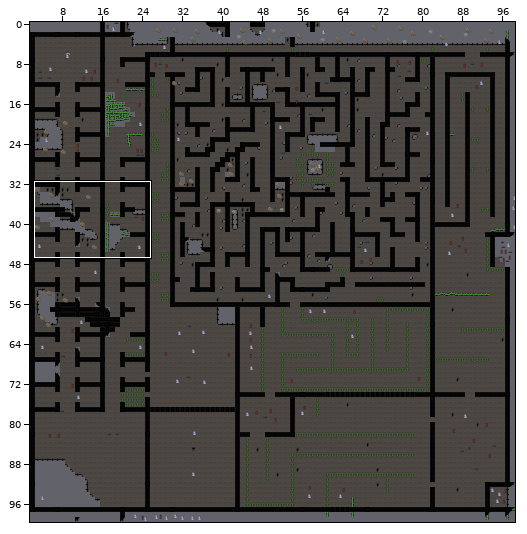
Two versions of a level (Tiled map (JSON), public/maps/b_karteship.tmj). Above: a wide view before the commit, with the close-up outlined.
Close-up. First the earlier version:
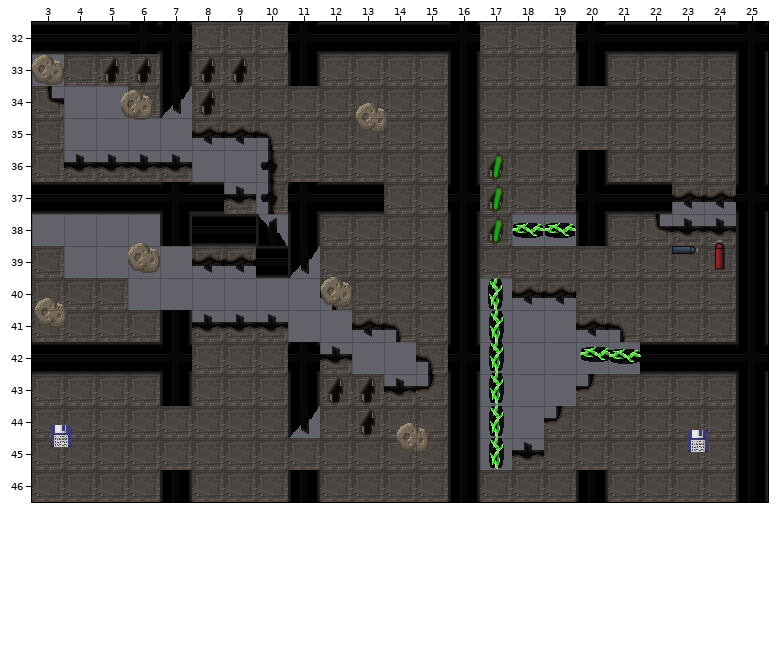
Cells are 32x32 px. Shown: x 3..25, y 32..46. The commit also changed other parts of the map, which this record leaves out.
After the commit:
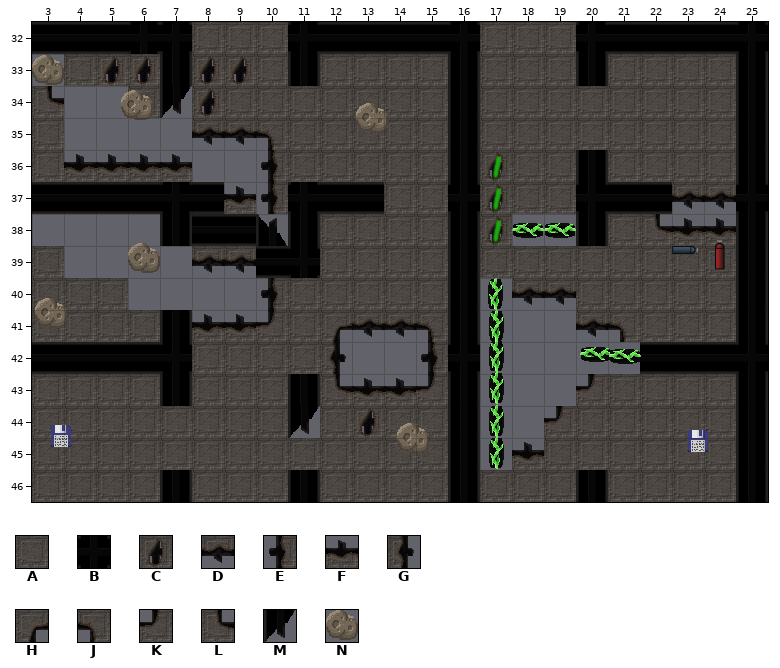
Key: from "ship": A 0, B 3, C 4, D 5, E 6, F 7, G 8, H 9, J 10, K 11, L 12, M 14, N 59.
_ is an empty cell.
Objects are placed by their top-left corner, in cells (3,4 is the top-left corner of cell 3,4); size is 1x1 cell unless given.
The exact change:
Layer "Tile Layer 1":
The author changed tile B to tile A in row 42 at x 11.
The author changed tile J to tile A in row 40 at x 12.
Tile A now appears in rows 40 to 41 at x 11.
The author changed tile M to tile B in row 39 at x 11.
The author changed tile J to tile D in row 41 at x 14.
The author changed tile J to tile E in row 42 at x 15.
Tile E now appears in row 40 at x 10.
The author changed tile C to tile F in row 43 at x 13.
The author changed tile F to tile G in row 42 at x 12.
Tile H now appears in row 41 at x 12.
The author changed tile A to tile J in row 41 at x 15.
The author changed tile F to tile K in row 41 at x 10.
The author changed tile C to tile L in row 43 at x 12.
Layer "Object Layer 1":
Object N at 12,40 is removed.
